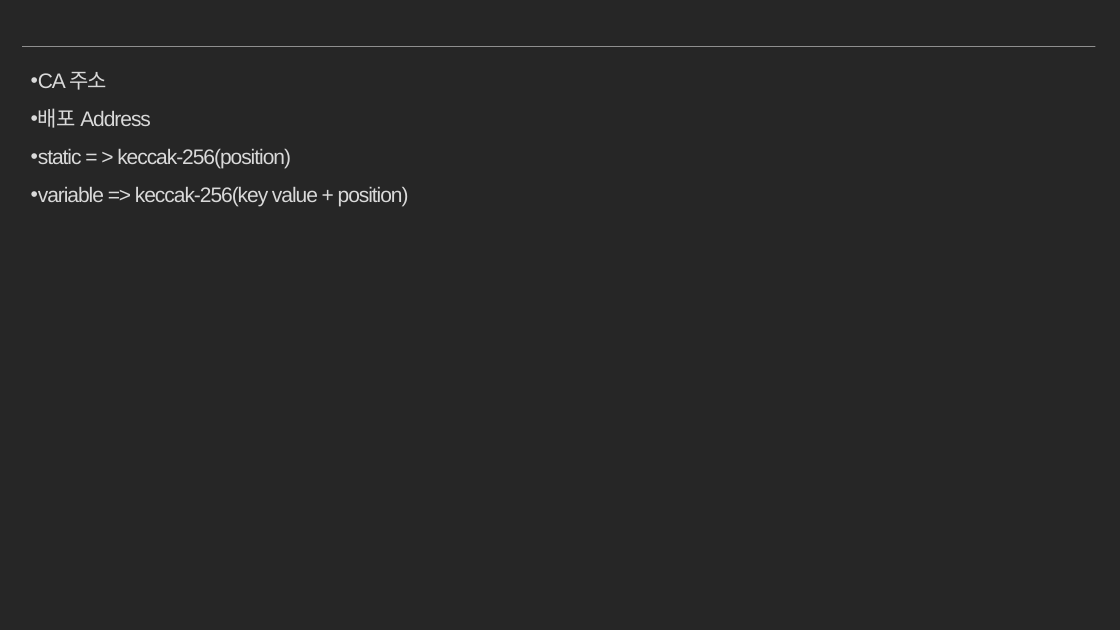
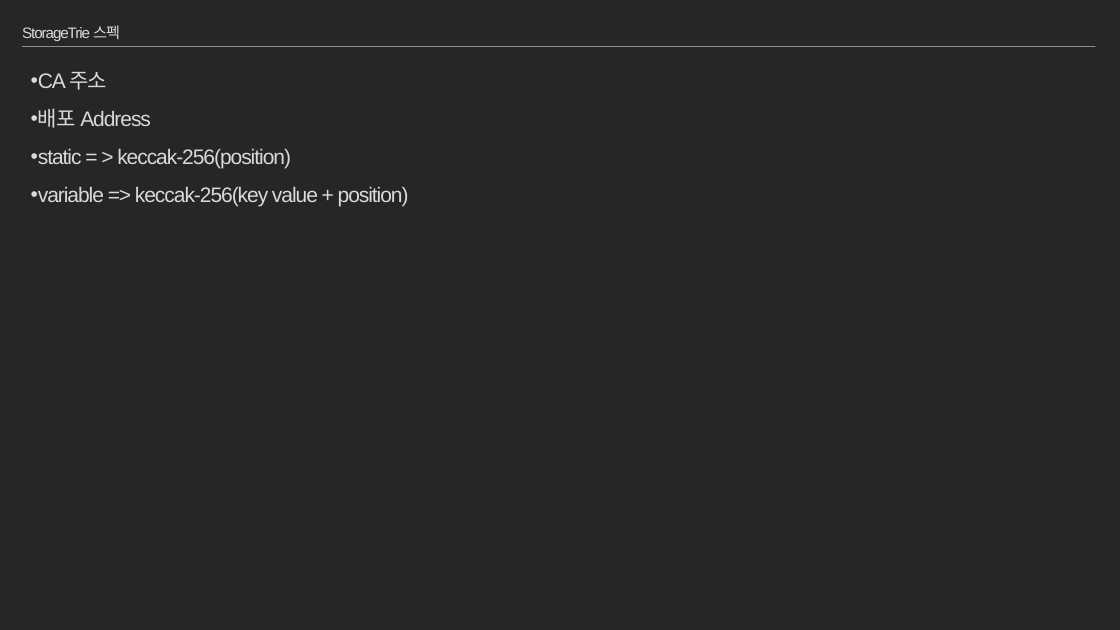
Before and after one commit to moss0801/blockchain-doc, a slide deck: slide 88 of General/Blockchain Part2.pptx (slide 84 before the commit). Drawn at 1120x630 pixels with LibreOffice and Linux fonts; fonts in the diff are those of the drawing. Boxes give left, top, right and bottom in pixels: in the first picture for what was removed or moved away, otherwise in the second. Text is boxed around its words. In the diff, an @@ line names an element or a change of style, - is before the commit and + after.

```diff
--- a/General/Blockchain Part2.pptx
+++ b/General/Blockchain Part2.pptx
@@ title added at (22, 25, 120, 41), 13 pt, text #D9D9D9 @@
+StorageTrie 스펙
```
Also in this commit, not shown: 17 other slides changed, 15 slides added, 10 slides removed, 2 other files.
